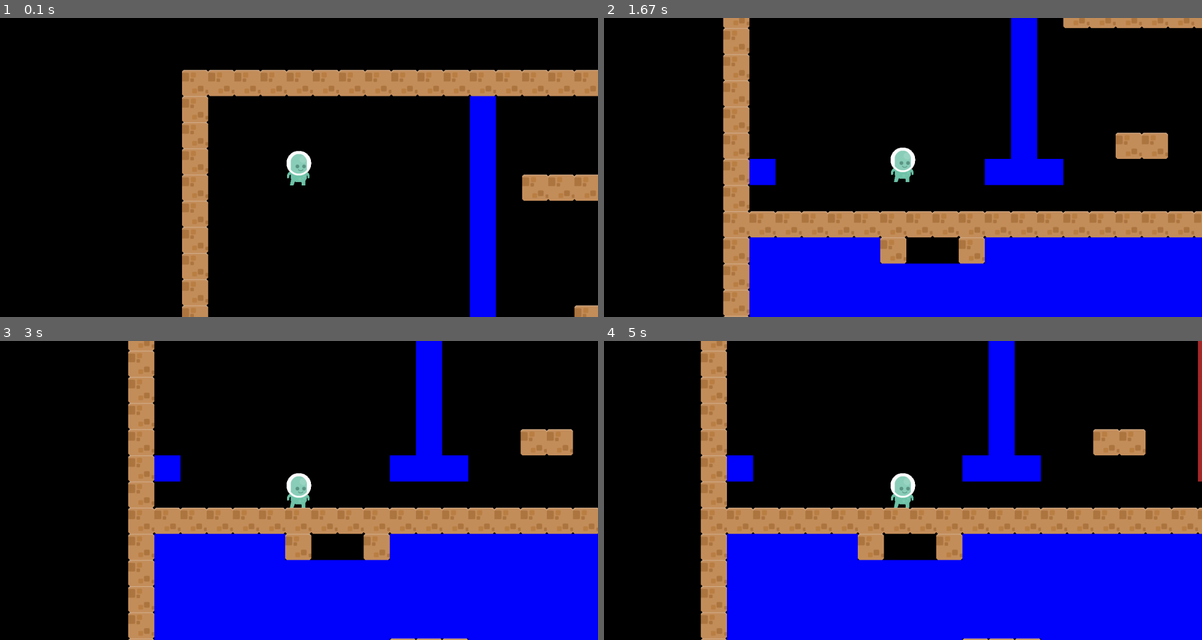
Above: before the commit, frames 1-4 (two rows, left to right).
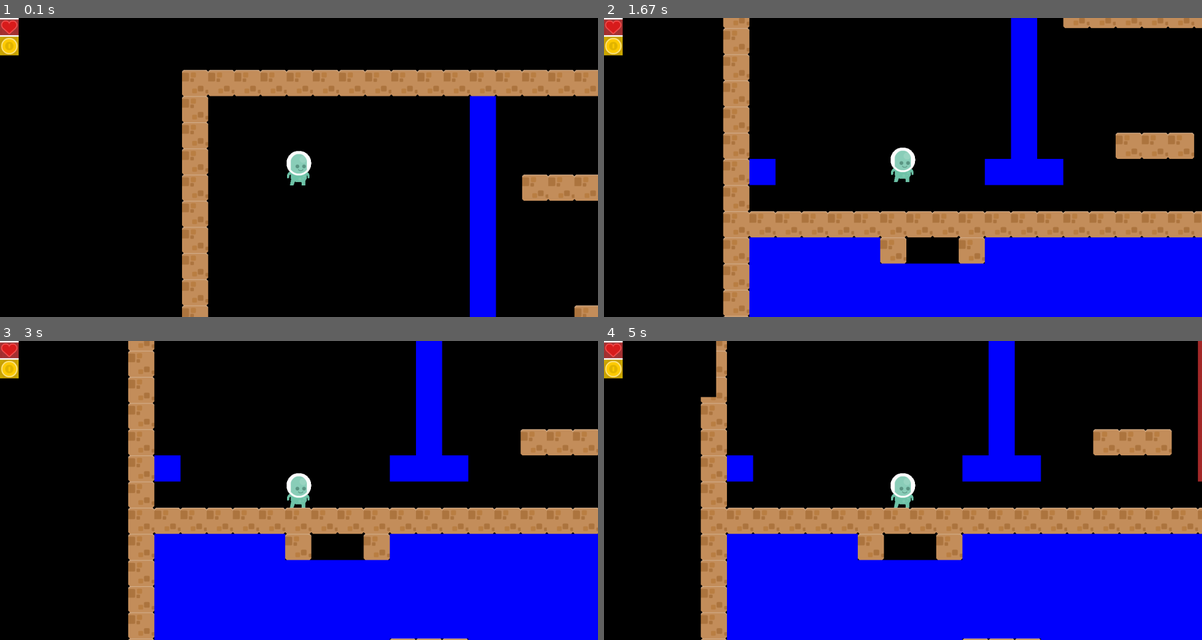
Above: after the commit, the same moments.

Repository: MahentNik/Project_pygame
Game: pygame game, started from main.py
The game is run twice, just before and just after one commit, with the same random seed, the same clock (stepped at 60 frames per second) and the same inputs.
Inputs:
- Up to frame 1 (0.1 s): no input
- Up to frame 2 (1.67 s): tap Space at 0.33, 1.5 s; hold Right 0.67-1.13 s
- Up to frame 3 (3 s): hold Right 1.83-2.3 s; hold Left 2.33-2.87 s
- Up to frame 4 (5 s): hold Left 3.23-3.63 s; hold Right 4.07-4.7 s

The runs differ from the first frame. In frame 1, 0.4% of the frame differs, in the area x 0-4%, y 0-13%; in frame 2, 0.8%; in frame 3, 0.8%; in frame 4, 1.3%, in the area x 0-95%, y 0-39%.

Commit message:
добавил примитивный худ

Diff:
--- /dev/null
+++ b/hud.py
@@ -0,0 +1,79 @@
+import pygame
+
+HUD_SIZE = (HUD_WIDTH, HUD_HEIGHT) = (300, 150)
+HERO_HP = 3
+HERO_OXYGEN = 6
+
+
+class Hud(pygame.sprite.Sprite):
+    def __init__(self, player, pos_x, pos_y, no_hp_im, half_hp_im, hp_im, o2_im, coin_im, *groups):
+        super().__init__(groups)
+
+        self.hero = player
+
+        self.pos_x = pos_x
+        self.pos_y = pos_y
+
+        self.tile = 50
+
+        self.coin_counter = 0
+        self.coin_im = coin_im
+
+        self.HP = HERO_HP
+        self.HP_im = hp_im
+        self.halfHP_im = half_hp_im
+        self.no_hp_im = no_hp_im
+        self.visible_hp = True
+
+        self.O2 = HERO_OXYGEN
+        self.o2_im = o2_im
+        self.visible_o2 = False
+        self.reload_o2 = False
+
+        self.show_stats()
+
+    def collide(self, player, group, status=False):
+        return pygame.sprite.spritecollide(player, group, status)
+
+    def update(self, water_group, enemy_group, coin_group, air_group, is_time=False):
+
+        self.visible_o2 = False
+        self.reload_o2 = False
+
+        if self.collide(self.hero, enemy_group):
+            self.HP -= 1
+        if self.collide(self.hero, coin_group, True):
+            self.coin_counter += 1
+        if self.collide(self.hero, water_group):
+            self.visible_o2 = True
+            if self.collide(self.hero, air_group):
+                self.reload_o2 = True
+                if is_time:
+                    self.O2 += 1
+            else:
+                if is_time:
+                    self.O2 -= 1
+
+        self.show_stats()
+
+    def show_stats(self):
+        hud_screen = pygame.Surface((300, 150))
+
+        hp_screen = self.HP_im
+
+        o2_screen = self.o2_im
+
+        font = pygame.font.Font(None, 50)
+        coins = font.render(str(self.coin_counter), True, (100, 255, 100))
+        coin_screen = self.coin_im
+        coin_screen.blit(coins, [70, 50, 0, 0])
+
+        # потом все эти холсты надо поместить в один
+        hud_screen.blit(hp_screen, [0, 0, 0, 0])
+        hud_screen.blit(coin_screen, [0, 50, 0, 0])
+        if self.visible_o2:
+            hud_screen.blit(o2_screen, [0, 100, 0, 0])
+            # hud_screen.blit(o2_screen, (0, 100))
+        # статы будут создаваться отдельными холстами и накладываться на основной в верхнем левом углу
+        self.image = hud_screen
+        self.rect = self.image.get_rect()
--- a/main.py
+++ b/main.py
@@ -6,6 +6,7 @@
 from water import Water
 from ladder import Ladder
 from camera import Camera
+from hud import Hud
 
 # основные переменные
 WINDOW_SIZE = WIDTH, HEIGHT = 1600, 800
@@ -22,7 +23,7 @@
     "-          w       l     -",
     "-          w       l     -",
     "-          w       l     -",
-    "-          w   --  l     -",
+    "-          w   --- l     -",
     "-w        www      l     -",
     "-                   -ww- -",
     "---------------------ww---",
@@ -57,7 +58,7 @@
     return image
 
 
-def create_level(name_level, hero_im, brick, no_hp_im, half_hp_im, hp_im, o2_im, coin_im, air_im=None, water_im=None,
+def create_level(name_level, hero_im, brick, air_im=None, water_im=None,
                  ladder_im=None):  # потом следует изменить отправление текстур (если будет несколько уровней)
     for y in range(len(name_level)):
         for x in range(len(name_level[y])):
@@ -67,8 +68,7 @@
                 Ground(x, y, tile_width, tile_height, brick, let_group, all_sprites)
             elif name_level[y][x] == '@':
                 Air(x, y, tile_width, tile_height, air_group, all_sprites)
-                hero = Hero(x, y, tile_width, tile_height, hero_im, no_hp_im, half_hp_im, hp_im, o2_im, coin_im,
-                            hero_group, all_sprites)
+                hero = Hero(x, y, tile_width, tile_height, hero_im, hero_group, all_sprites)
             elif name_level[y][x] == 'w':
                 Water(x, y, tile_width, tile_height, water_group, all_sprites)
             elif name_level[y][x] == 'l':
@@ -91,8 +91,9 @@
     coin_im = load_image("coin.png")
 
     clock = pygame.time.Clock()
-    hero, level_x, level_y = create_level(PRIMITIVE_LEVEL, hero_im, brick, no_hp_im, half_hp_im, hp_im, o2_im, coin_im)
+    hero, level_x, level_y = create_level(PRIMITIVE_LEVEL, hero_im, brick)
     camera = Camera((level_x, level_y), WIDTH, HEIGHT)
+    hud = Hud(hero, 0, 0, no_hp_im, half_hp_im, hp_im, o2_im, coin_im, hud_group, all_sprites)
     is_left = is_right = False
     up = False
     wat_up = False
@@ -133,12 +134,14 @@
         hero.update(is_left, is_right, up, wat_up, wat_down, let_group, water_group, ladder_group, enemy_group,
                     coin_group, air_group
                     )
+        hud.update(water_group, enemy_group, coin_group, air_group)
         screen.fill("Black")
         ladder_group.draw(screen)
         water_group.draw(screen)
         air_group.draw(screen)
         hero_group.draw(screen)
         let_group.draw(screen)
+        hud_group.draw(screen)
 
         pygame.display.flip()
         clock.tick(FPS)
@@ -156,6 +159,7 @@
 ladder_group = pygame.sprite.Group()
 items_group = pygame.sprite.Group()
 enemy_group = pygame.sprite.Group()
+hud_group = pygame.sprite.Group()
 
 if __name__ == '__main__':
     main()
--- a/player.py
+++ b/player.py
@@ -5,14 +5,13 @@
 HERO_SPEED = 6
 GRAVITY = 0.35
 WATER_RESISTANCE = TO_GRAVITY, TO_SPEED = (0.3, 4.5)  # сопротивление движения в воде
+
+
 # потом следует вычислять эти параметры в процентах (пока так)
-HERO_HP = 3
-HERO_OXYGEN = 6
 
 
 class Hero(pygame.sprite.Sprite):
-    def __init__(self, pos_x, pos_y, tile_width, tile_height, hero_im, no_hp_im, half_hp_im, hp_im,
-                 o2_im, coin_im, *groups):
+    def __init__(self, pos_x, pos_y, tile_width, tile_height, hero_im, *groups):
         super().__init__(groups)
         self.image = hero_im
         self.rect = self.image.get_rect().move(tile_width * pos_x,
@@ -23,24 +22,12 @@
         self.vy = 0
         self.on_Ground = False
 
-        self.HP = HERO_HP
-        self.HP_im = hp_im
-        self.halfHP_im = half_hp_im
-        self.no_hp_im = no_hp_im
-        self.visible_hp = True
-        self.O2 = HERO_OXYGEN
-        self.o2_im = o2_im
-        self.visible_o2 = False
-        self.reload_o2 = False
-
-        self.special_items = {
-            1: False,
-            2: False,
-            3: False
+        self.special_items = {  # (1 показатель - найден предмет или нет) (2 показатель - активирован или нет)
+            # (3 показатель - откатился ли == готов к использованию)
+            1: [False, False, False],
+            2: [False, False, False],
+            3: [False, False, False]
         }
-
-        self.coin_counter = 0
-        self.coin_im = coin_im
 
     def collide(self, vx, vy, lets):
         for tile in lets:
@@ -61,20 +48,8 @@
     def other_collide(self, player, group, status=False):
         return pygame.sprite.spritecollide(player, group, status)
 
-    def show_stats(self):
-        # show_HP
-        # show-coins
-        if self.visible_o2:
-            # show_o2
-            pass
-        # статы будут создаваться отдельными холстами и накладываться на основной в верхнем левом углу
-
     def update(self, left, right, up, wat_up, wat_down, let_group, water_group, ladder_group, enemy_group,
                coin_group, air_group):
-
-        self.visible_o2 = False
-        self.reload_o2 = False
-
         if not self.other_collide(self, water_group) and not self.other_collide(self, ladder_group):
             if up:
                 if self.on_Ground:
@@ -130,16 +105,6 @@
             self.rect.x += self.vx
             self.collide(self.vx, 0, let_group)
 
-        if self.other_collide(self, enemy_group):
-            self.HP -= 1
-        if self.other_collide(self, coin_group):
-            self.coin_counter += 1
-        if self.other_collide(self, water_group):
-            self.visible_o2 = True
-            if self.other_collide(self, air_group):
-                self.reload_o2 = True
-        self.show_stats()
-
         """if collide(self, let_group):
             if self.vx < 0:
                 self.rect.x += -self.xvel
